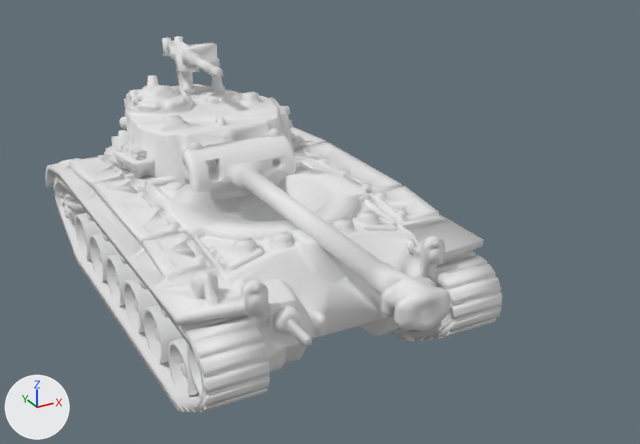
Renders of the glTF model public/models/tanks/community/recovered/m26_pershing.glb from each side of a commit.
Camera for both pictures: a camera (50 mm lens) standing at (-23.1, -126.3, 54.8) and looking at (20.7, -46.7, 15.0). Arrows for +X, +Y and +Z are at lower left; the lights stay in place. The first picture is the older version. Where no turn or scale is listed for an object, it has been applied to the vertices.

The first picture shows 'HullMesh', 'TurretMesh'.
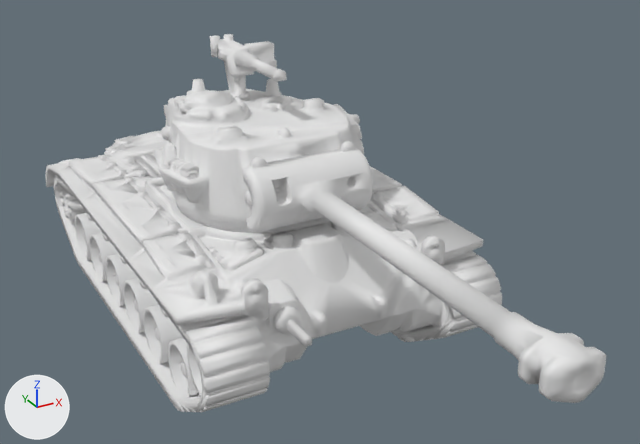
Commit message: pershing oracle repair batch 8: seat never-assembled turrets on their rings

Edits to the bpy script that builds the scene:
```text
Change ob_turretmesh:
    ob_turretmesh.location: (5.4, 0.0, 4.0) -> (5.4, -18.1, 7.6)
```

Where the change shows, as pixel boxes (x1, y1, x2, y2) in the pictures (640 x 444 px):
'TurretMesh', moved
    before: (111, 36, 450, 331)
    after: (155, 34, 607, 403)
